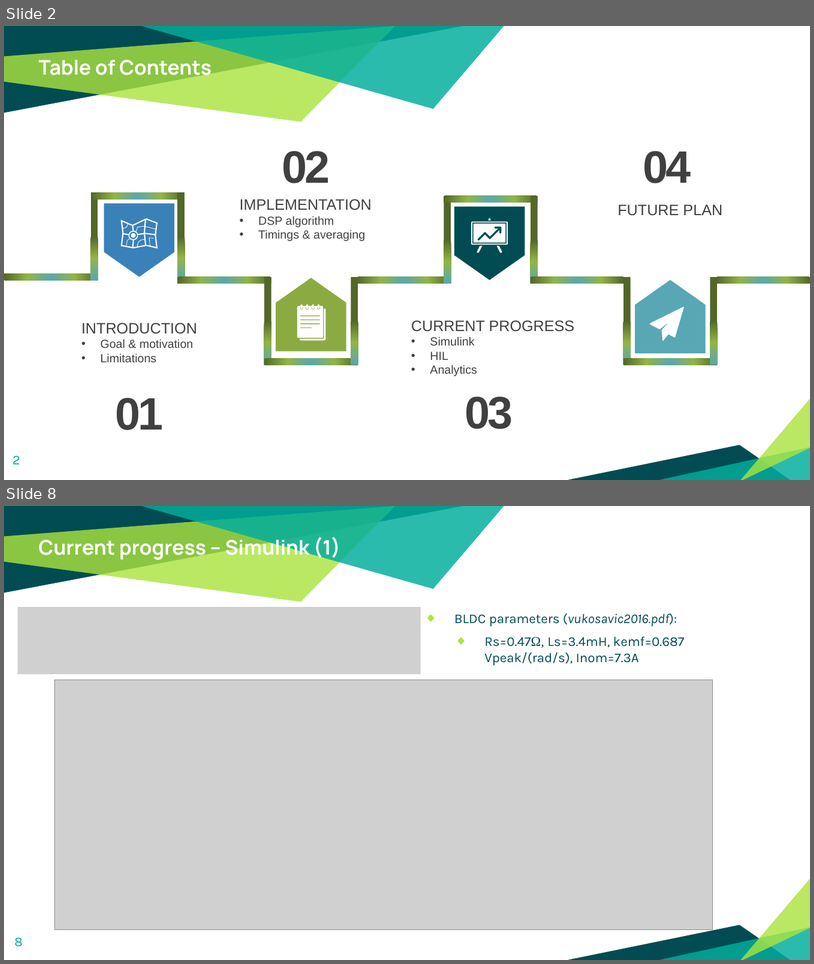
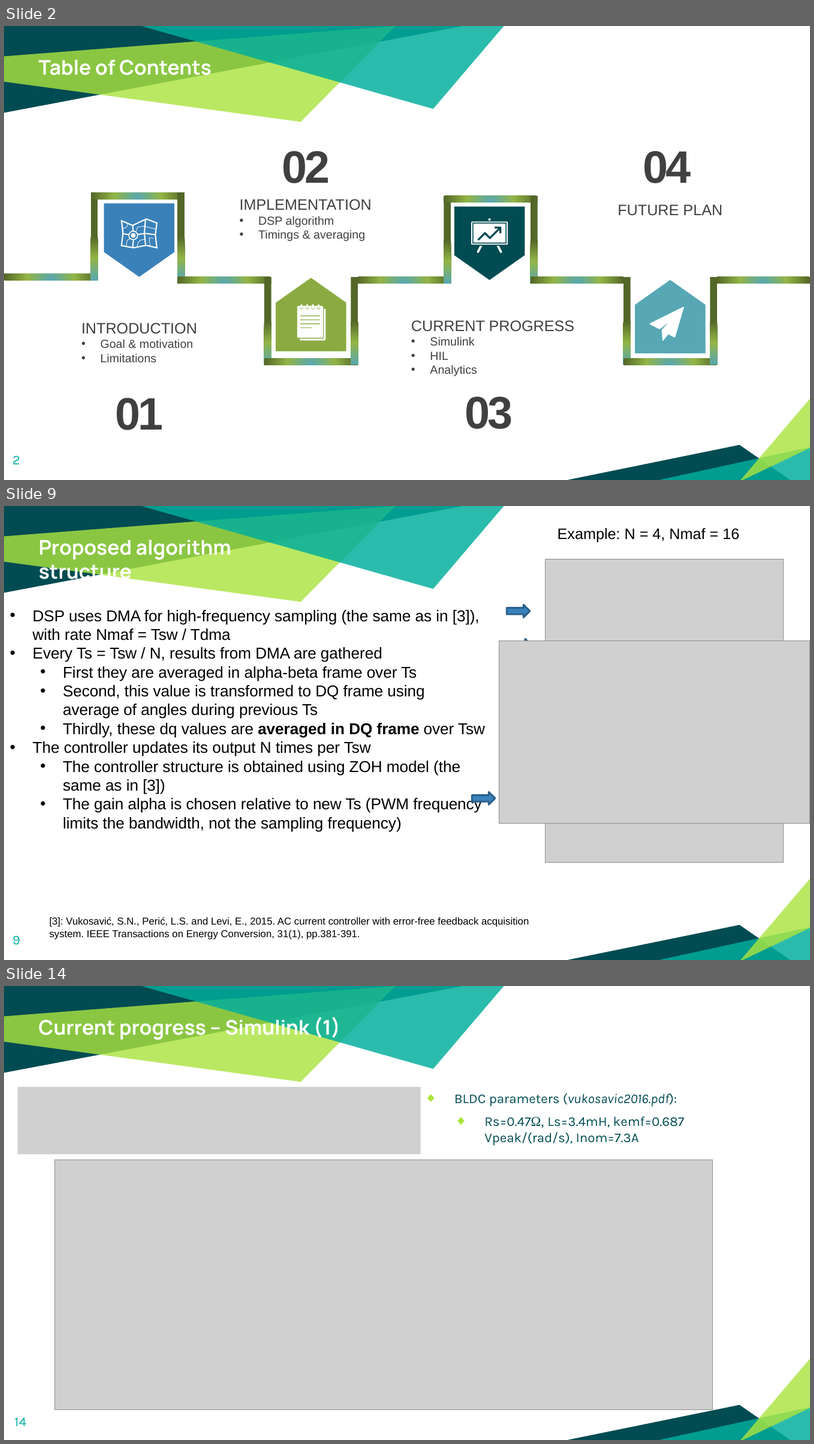
Before and after one commit to Rule2102/DSP_project1, a slide deck: docs/An Improved Current Loop Bandwidth and Axis Decoupling.pptx. Shown one above the other, each under a label of ours: slides 2 and 8 before the commit, slides 2, 9 and 14 after it; the slides between them are not shown. The pictures are 814x964 and 814x1444 pixels, drawn with LibreOffice and Linux fonts; fonts in the diff are those of the drawing; grey boxes stand for pictures. Boxes give left, top, right and bottom in pixels: in the first picture for what was removed or moved away, otherwise in the second. Text is boxed around its words. In the diff, an @@ line names an element or a change of style, - is before the commit and + after.

```diff
--- a/docs/An Improved Current Loop Bandwidth and Axis Decoupling.pptx
+++ b/docs/An Improved Current Loop Bandwidth and Axis Decoupling.pptx
@@ slide 9 added at bbox=[4, 506, 810, 960], background #FFFFFF; not listed: 6 template elements that a slide beside it also shows @@
@@ text added at bbox=[39, 540, 231, 585], 24 pt, text #FFFFFF, bold @@
+Proposed algorithm structure
@@ text added at bbox=[558, 528, 740, 542], 18 pt, text #000000 @@
+Example: N = 4, Nmaf = 16
@@ picture added at bbox=[545, 559, 784, 862] @@
@@ text added at bbox=[33, 610, 485, 831], 18.7 pt, text #000000 @@
+• DSP uses DMA for high-frequency sampling (the same as in [3]), with rate Nmaf = Tsw / Tdma
+• Every Ts = Tsw / N, results from DMA are gathered
+  • First they are averaged in alpha-beta frame over Ts
+  • Second, this value is transformed to DQ frame using average of angles during previous Ts
+  • Thirdly, these dq values are averaged in DQ frame over Tsw
+• The controller updates its output N times per Tsw
+  • The controller structure is obtained using ZOH model (the same as in [3])
+  • The gain alpha is chosen relative to new Ts (PWM frequency limits the bandwidth, not the sampling frequency)
@@ right arrow added at bbox=[507, 604, 531, 618], fill #3A81BA, outline #2B5F8A 2 pt @@
@@ picture added at bbox=[500, 641, 810, 823] @@
@@ right arrow added at bbox=[509, 639, 532, 651], fill #3A81BA, outline #2B5F8A 2 pt @@
@@ right arrow added at bbox=[472, 792, 496, 804], fill #3A81BA, outline #2B5F8A 2 pt @@
@@ text added at bbox=[50, 916, 529, 939], 12 pt, text #000000 @@
+[3]: Vukosavić, S.N., Perić, L.S. and Levi, E., 2015. AC current controller with error-free feedback acquisition system. IEEE Transactions on Energy Conversion, 31(1), pp.381-391.
@@ page number added at bbox=[12, 935, 20, 945], 16 pt, text #00AE9D @@
+9
@@ what was slide 8 is now slide 14 @@
@@ page number at bbox=[14, 1417, 26, 1426]: text changed @@
-8
+14
```
Also in this commit, not shown: 6 slides changed, 11 other slides added, 6 slides removed.
